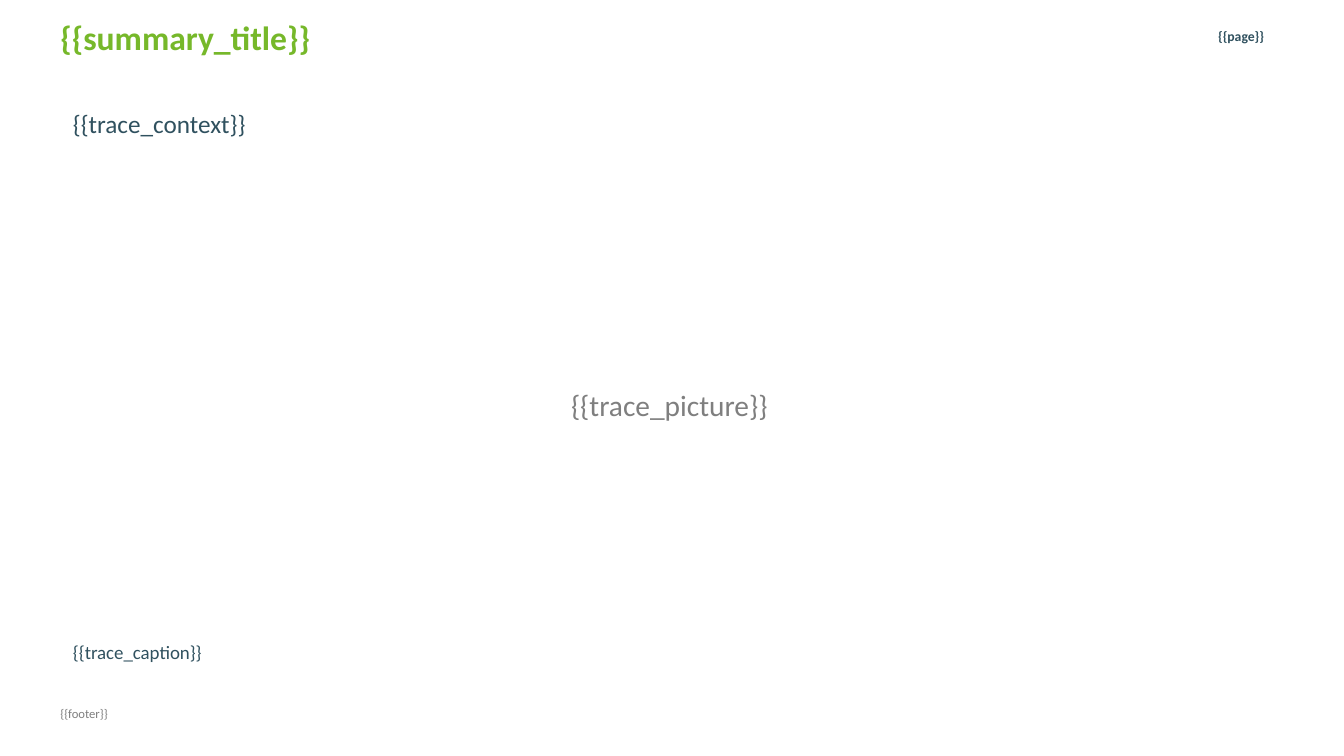
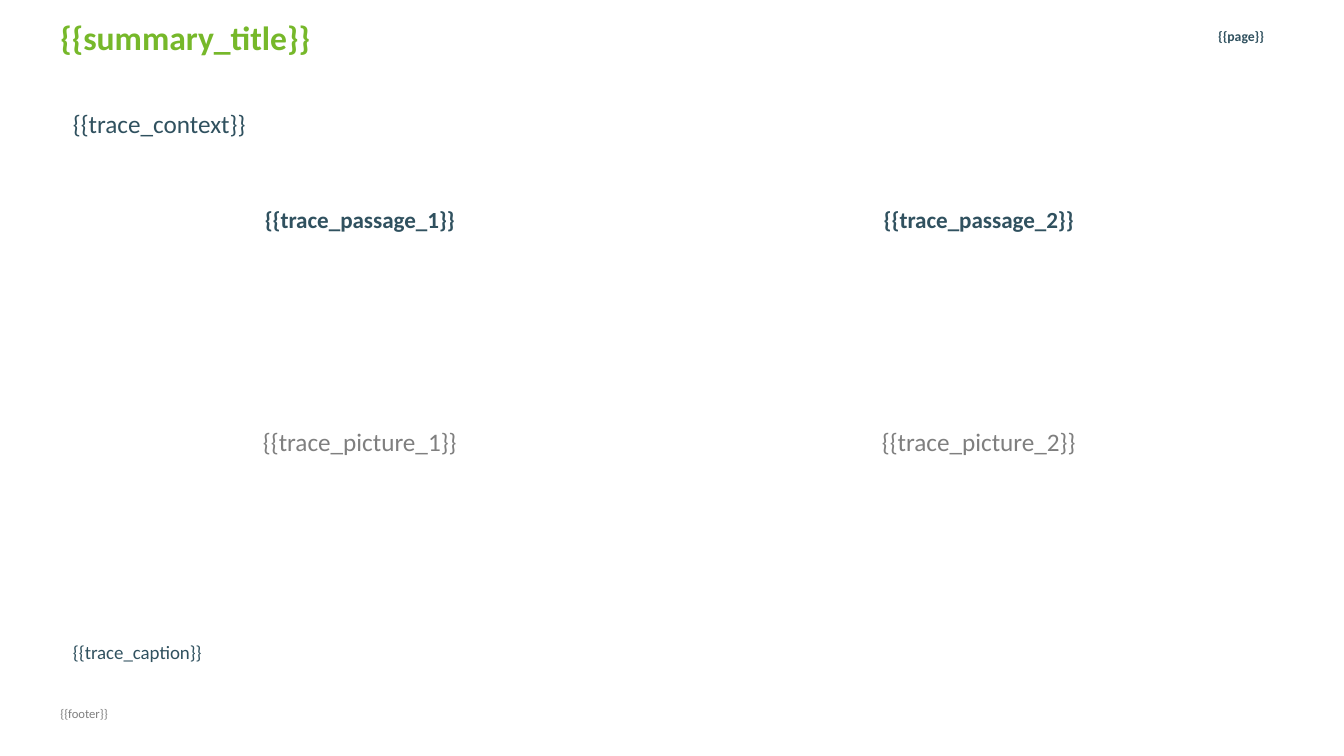
Before and after one commit to FernandoLimeira/PosicaoCampo, a slide deck: slide 11 of templates/presentations/ctt_compact_template.pptx. Drawn at 1344x756 pixels with LibreOffice and Linux fonts; fonts in the diff are those of the drawing; background and template pictures are left out. Boxes give left, top, right and bottom in pixels: in the first picture for what was removed or moved away, otherwise in the second. Text is boxed around its words. In the diff, an @@ line names an element or a change of style, - is before the commit and + after.

```diff
--- a/templates/presentations/ctt_compact_template.pptx
+++ b/templates/presentations/ctt_compact_template.pptx
@@ text added at [265, 211, 455, 232], 16.5 pt, text #30515F, bold @@
+{{trace_passage_1}}
@@ text added at [884, 211, 1074, 232], 16.5 pt, text #30515F, bold @@
+{{trace_passage_2}}
@@ text at [263, 433, 457, 455]: text changed; size 21 to 18 pt @@
-{{trace_picture}}
+{{trace_picture_1}}
@@ text added at [882, 433, 1076, 455], 18 pt, text #7F7F7F @@
+{{trace_picture_2}}
```
Also in this commit, not shown: 2 other slides changed, 2 slides added, 6 other files.
